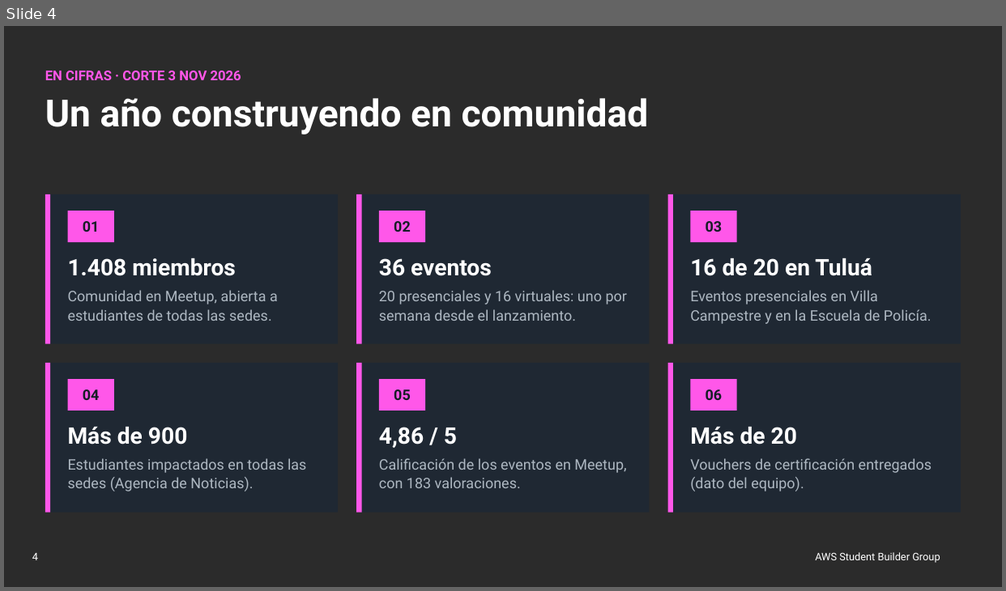
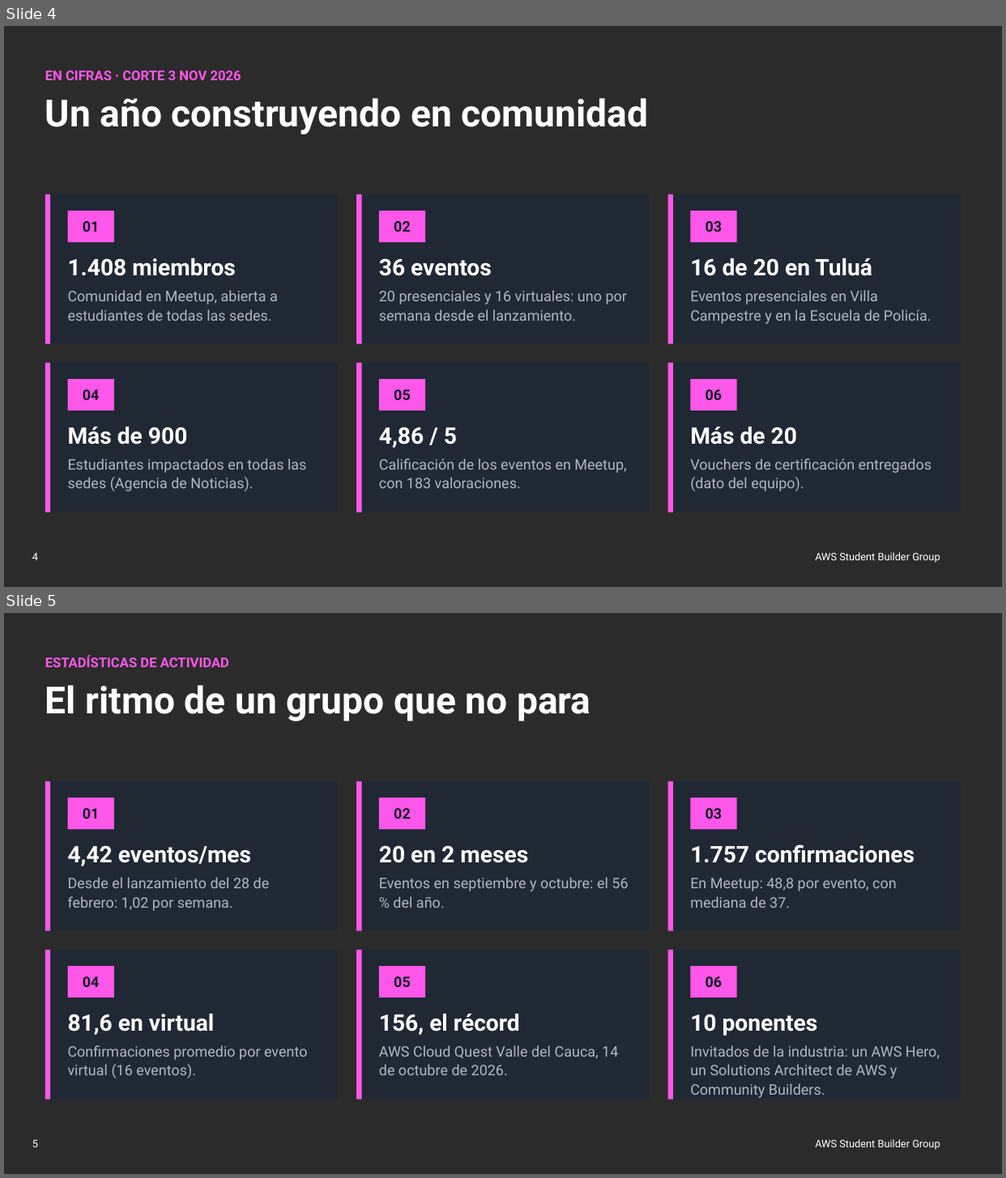
Before and after one commit to AWS-Cloud-Club-at-Universidad-del-Valle/aws-sbg-univalle-website, a slide deck: recap/entregables/presentacion/recap-directivas-univalle.pptx. Shown one above the other, each under a label of ours: slide 4 before the commit, slides 4 and 5 after it. The pictures are 1006x591 and 1006x1178 pixels, drawn with LibreOffice and Linux fonts; fonts in the diff are those of the drawing; background and template pictures are left out; a plain dark background stands for a picture behind light text. Boxes give left, top, right and bottom in pixels: in the first picture for what was removed or moved away, otherwise in the second. Text is boxed around its words. In the diff, an @@ line names an element or a change of style, - is before the commit and + after.

Commit message:
feat(recap): ranking LATAM, Cumbre Andina y presentación para directivas de 18 diapositivas

```diff
--- a/recap/entregables/presentacion/recap-directivas-univalle.pptx
+++ b/recap/entregables/presentacion/recap-directivas-univalle.pptx
@@ slide 5 added at bbox=[4, 613, 1002, 1174], background picture (left out); not listed: 2 template elements that a slide beside it also shows @@
@@ text added at bbox=[45, 655, 591, 722], 36 pt, text #FFFFFF, bold @@
+ESTADÍSTICAS DE ACTIVIDAD
+El ritmo de un grupo que no para
@@ rectangle added at bbox=[45, 781, 338, 931], fill #1F2833 @@
@@ rectangle added at bbox=[45, 781, 50, 931], fill #FF57E9 @@
@@ rectangle added at bbox=[356, 781, 650, 931], fill #1F2833 @@
@@ rectangle added at bbox=[356, 781, 362, 931], fill #FF57E9 @@
@@ rectangle added at bbox=[668, 781, 961, 931], fill #1F2833 @@
@@ rectangle added at bbox=[668, 781, 673, 931], fill #FF57E9 @@
@@ rectangle added at bbox=[68, 798, 114, 829], fill #FF57E9, 14 pt, text #151D25, bold @@
+01
@@ rectangle added at bbox=[379, 798, 425, 829], fill #FF57E9, 14 pt, text #151D25, bold @@
+02
@@ rectangle added at bbox=[691, 798, 737, 829], fill #FF57E9, 14 pt, text #151D25, bold @@
+03
@@ text added at bbox=[68, 845, 270, 911], 14 pt, text #AEB8C2 @@
+4,42 eventos/mes
+Desde el lanzamiento del 28 de febrero: 1,02 por semana.
@@ text added at bbox=[379, 845, 628, 908], 14 pt, text #AEB8C2 @@
+20 en 2 meses
+Eventos en septiembre y octubre: el 56 % del año.
@@ text added at bbox=[690, 845, 914, 908], 14 pt, text #AEB8C2 @@
+1.757 confirmaciones
+En Meetup: 48,8 por evento, con mediana de 37.
@@ rectangle added at bbox=[45, 950, 338, 1100], fill #1F2833 @@
@@ rectangle added at bbox=[45, 950, 50, 1100], fill #FF57E9 @@
@@ rectangle added at bbox=[356, 950, 650, 1100], fill #1F2833 @@
@@ rectangle added at bbox=[356, 950, 362, 1100], fill #FF57E9 @@
@@ rectangle added at bbox=[668, 950, 961, 1100], fill #1F2833 @@
@@ rectangle added at bbox=[668, 950, 673, 1100], fill #FF57E9 @@
@@ rectangle added at bbox=[68, 966, 114, 998], fill #FF57E9, 14 pt, text #151D25, bold @@
+04
@@ rectangle added at bbox=[379, 966, 425, 998], fill #FF57E9, 14 pt, text #151D25, bold @@
+05
@@ rectangle added at bbox=[691, 966, 737, 998], fill #FF57E9, 14 pt, text #151D25, bold @@
+06
@@ text added at bbox=[68, 1014, 307, 1079], 14 pt, text #AEB8C2 @@
+81,6 en virtual
+Confirmaciones promedio por evento virtual (16 eventos).
@@ text added at bbox=[379, 1013, 618, 1076], 14 pt, text #AEB8C2 @@
+156, el récord
+AWS Cloud Quest Valle del Cauca, 14 de octubre de 2026.
@@ text added at bbox=[690, 1014, 940, 1098], 14 pt, text #AEB8C2 @@
+10 ponentes
+Invitados de la industria: un AWS Hero, un Solutions Architect de AWS y Community Builders.
```
Also in this commit, not shown: 2 slides changed, 2 other slides added, 15 other files.
